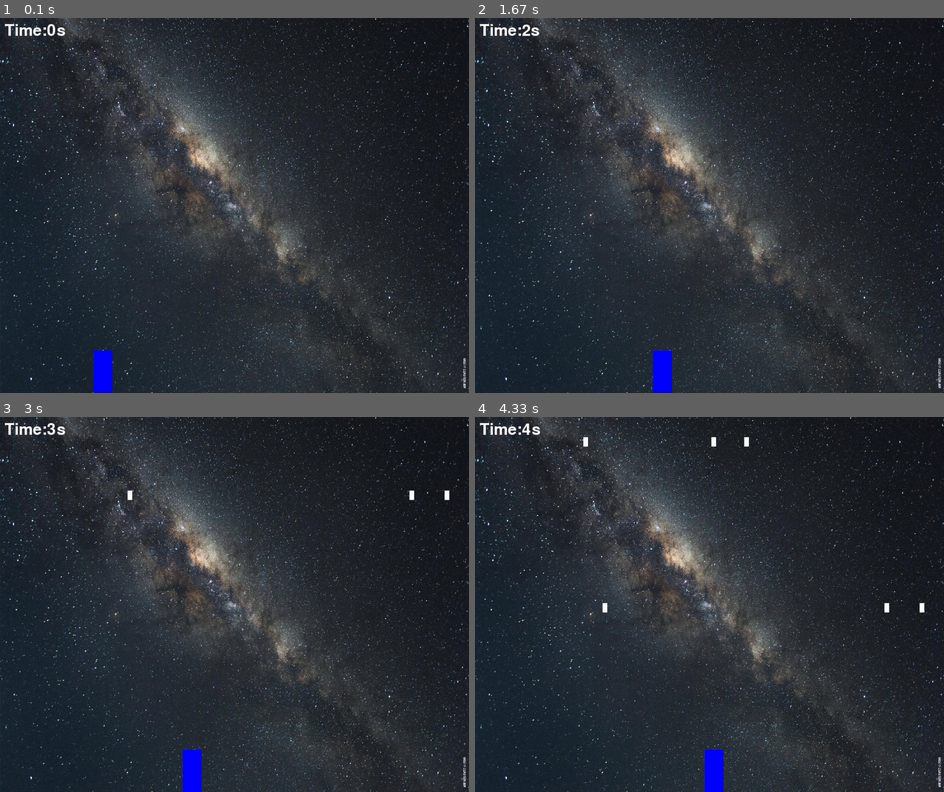
Above: before the commit, frames 1-4 (two rows, left to right).
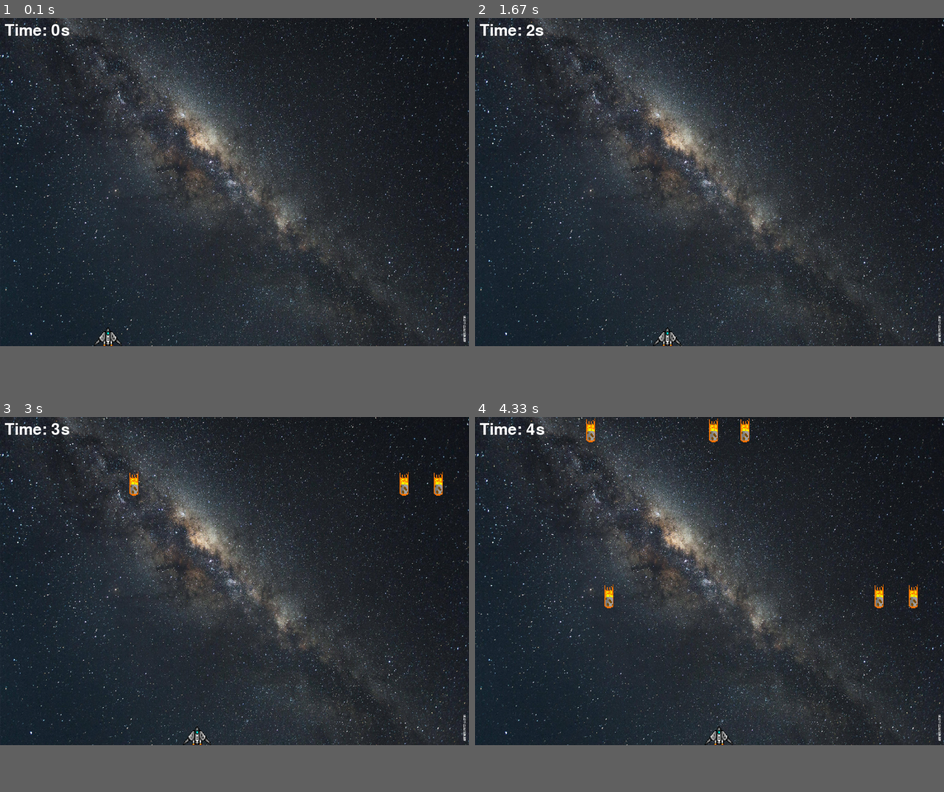
Above: after the commit, the same moments.

Repository: OmarHesham2356/PyGame-Project
Game: pygame game, started from game.py
The game is run twice, just before and just after one commit, with the same random seed, the same clock (stepped at 60 frames per second) and the same inputs.
Inputs:
- Up to frame 1 (0.1 s): no input
- Up to frame 2 (1.67 s): hold Right 0.33-0.8 s; hold Right 0.83-1.3 s; hold Left from 1.33 s (still down)
- Up to frame 3 (3 s): release Left at 1.87 s; hold Left 1.9-2.3 s; hold Right 2.33-2.97 s
- Up to frame 4 (4.33 s): hold Left 3-3.47 s; hold Right 3.5-3.97 s; hold Right from 4 s (still down)
The window is 900x720 before the commit and 900x630 after it. Grey fills any space a smaller window leaves; there, only what the larger window draws over its background counts as a difference.

The runs differ from the first frame. In frame 1, 23% of the frame differs, in the area x 0-100%, y 0-100%; in frame 2, 23%; in frame 3, 23%; in frame 4, 23%.

Commit message:
i added some sprites

Diff:
--- a/game.py
+++ b/game.py
@@ -1,42 +1,50 @@
 import pygame
 import time
 import random
+import sys
 pygame.font.init()
 
-WIDTH ,HEIGHT=1000,800
+WIDTH ,HEIGHT=1000,700
 
 WIN = pygame.display.set_mode((WIDTH,HEIGHT))
 pygame.display.set_caption("SPACE DODGE")
 
 BG = pygame.transform.scale(pygame.image.load("Bg.jpg"), (WIDTH,HEIGHT))
 
-PLAYER_WIDTH = 40
-PLAYER_HIGHT =  90
+PLAYER_WIDTH = 60
+PLAYER_HEIGHT = 40
+PLAYER_VEL = 5
 
-PLAYER_VEL = 5
-STAR_WIDTH = 10
-STAR_HEIGHT = 20
+STAR_WIDTH = 50
+STAR_HEIGHT = 70
 STAR_VEl = 3
 
 FONT = pygame.font.SysFont("oswald", 50)
 
+
 def draw(player, elapsed_time, stars):
-    WIN.blit(BG, (0,0))
+    WIN.blit(BG, (0, 0))
 
-    time_text = FONT.render(f"Time:{round(elapsed_time)}s",1,"white")
-    WIN.blit(time_text, (10,10))
+    time_text = FONT.render(f"Time: {round(elapsed_time)}s", 1, "white")
+    WIN.blit(time_text, (10, 10))
 
-    pygame.draw.rect(WIN,"blue",player)
+    player_image = pygame.transform.scale(pygame.image.load("tiny_ship6.png"), (PLAYER_WIDTH, PLAYER_HEIGHT))
+    WIN.blit(player_image, player.topleft)
 
+    star_image = pygame.transform.scale(pygame.image.load("R1.png"), (STAR_WIDTH, STAR_HEIGHT))
     for star in stars:
-        pygame.draw.rect(WIN, "white", star)
+        WIN.blit(star_image, star.topleft)
 
     pygame.display.update()
+
+
+def get_elapsed_time(start_time):
+    return round(time.time() - start_time)
 
 def main():
     run = True
 
-    player = pygame.Rect(200, HEIGHT - PLAYER_HIGHT, PLAYER_WIDTH,PLAYER_HIGHT)
+    player = pygame.Rect(200, HEIGHT - PLAYER_HEIGHT, PLAYER_WIDTH,PLAYER_HEIGHT)
 
     clock = pygame.time.Clock()
     start_time = time.time()
@@ -83,7 +91,8 @@
 
 
         if hit:
-            lost_text = FONT.render("You Lost :(" , 1 , "red")
+            elapsed_time = get_elapsed_time(start_time)
+            lost_text = FONT.render(f"You Lost :( Time: {elapsed_time}s", 1, "red")
             WIN.blit(lost_text,(WIDTH/2 - lost_text.get_width()/2 ,HEIGHT/2 - lost_text.get_height()/2))
             pygame.display.update()
             pygame.time.delay(4000)
@@ -92,6 +101,5 @@
         draw(player, elapsed_time, stars)
     pygame.quit()
 
-
-if __name__ == "__main__":
+if __name__ ==   "__main__":
     main()
Binary file added: R1.png
Binary file added: tiny_ship6.png
